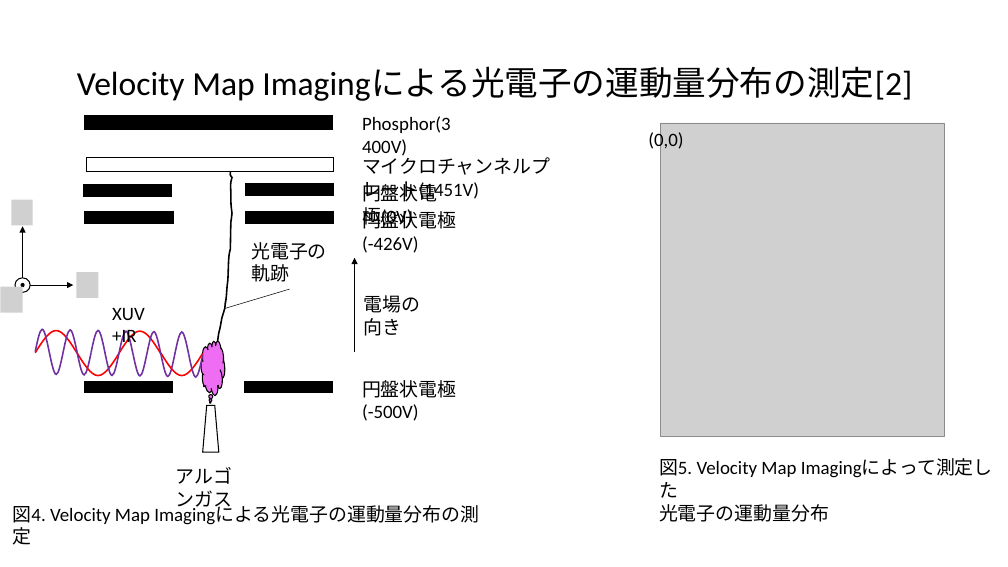
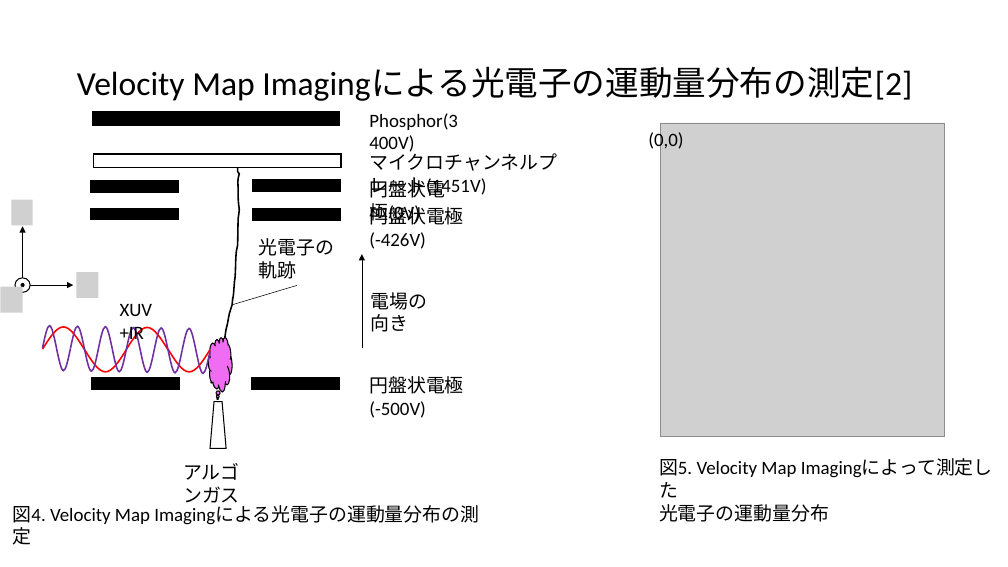
Before and after one commit to Appelingo/Data_Analyze, a slide deck: slide 12 of 発表.pptx (slide 4 before the commit). Drawn at 1008x567 pixels with LibreOffice and Linux fonts; fonts in the diff are those of the drawing; grey boxes stand for pictures. Boxes give left, top, right and bottom in pixels: in the first picture for what was removed or moved away, otherwise in the second. Text is boxed around its words. In the diff, an @@ line names an element or a change of style, - is before the commit and + after.

```diff
--- a/発表.pptx
+++ b/発表.pptx
@@ 12 freeform shapes, 8 texts, 5 rectangles, 1 trapezoid, 1 arrow, 1 line: place and size @@
-12 freeform shapes, 8 texts, 5 rectangles, 1 trapezoid, 1 arrow, 1 line at (36, 116, 550, 511)
+12 freeform shapes, 8 texts, 5 rectangles, 1 trapezoid, 1 arrow, 1 line at (42, 112, 557, 507)
@@ 5 freeform shapes, 3 rectangles, 1 text, 1 thought cloud: place and size @@
-5 freeform shapes, 3 rectangles, 1 text, 1 thought cloud at (49, 158, 420, 396)
+5 freeform shapes, 3 rectangles, 1 text, 1 thought cloud at (57, 154, 428, 393)
```
Also in this commit, not shown: 6 slides added, 8 other files.
